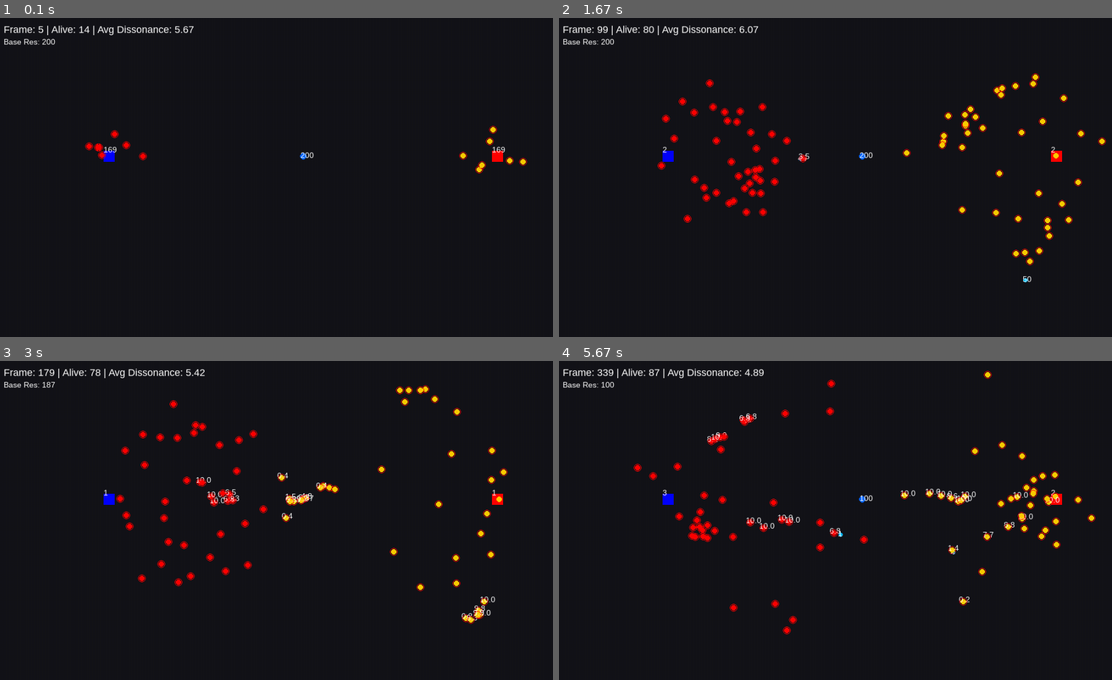
Above: before the commit, frames 1-4 (two rows, left to right).
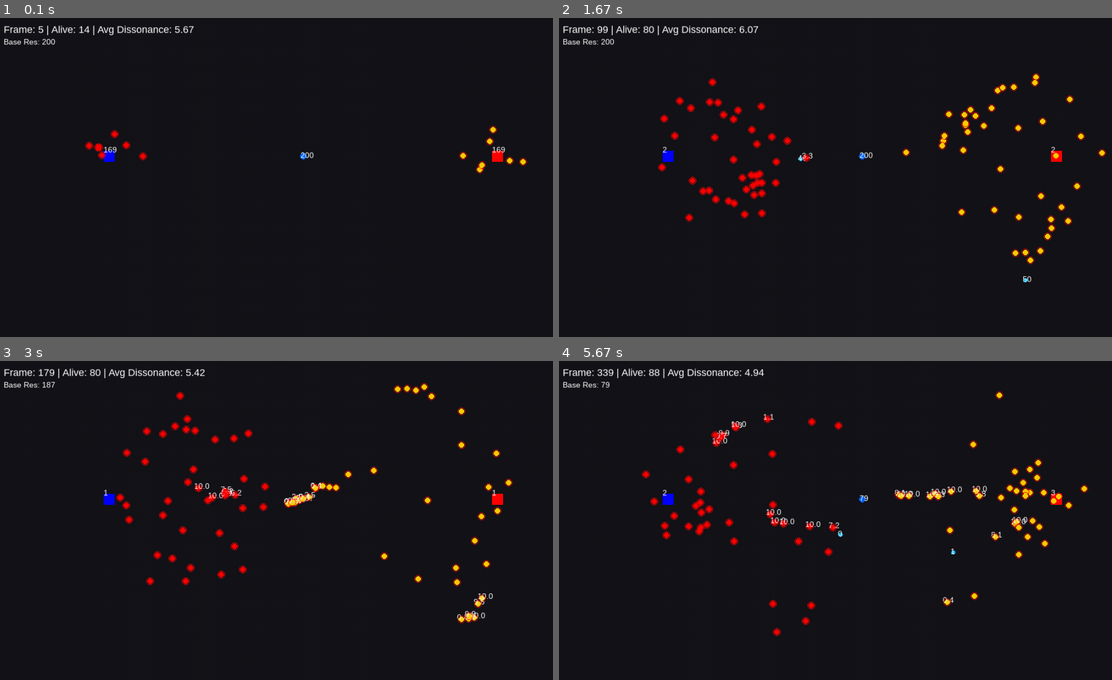
Above: after the commit, the same moments.

Repository: Christophe-RCC/manifeste-mrcc-conscience-dissonance-systeme
Game: pygame game, started from Code-python/Emergent_behavior_via_physics_V1_pygame.py
Two runs of this game, one before a commit and one after it. Both use one fixed random seed, a clock stepped at 60 frames per second and the inputs below.
Inputs:
- Up to frame 1 (0.1 s): no input
- Up to frame 2 (1.67 s): no input
- Up to frame 3 (3 s): no input
- Up to frame 4 (5.67 s): no input

The runs differ from the first frame. In frame 1, less than 0.1% of the frame differs, in the area x 15-88%, y 38-49%; in frame 2, 2.6%; in frame 3, 3.6%; in frame 4, 4.3%, in the area x 7-97%, y 2-87%.

Commit message:
Update Emergent_behavior_via_physics_V1_pygame.py
added a security to avoid crash 
changed world configuration values

Diff:
--- a/Code-python/Emergent_behavior_via_physics_V1_pygame.py
+++ b/Code-python/Emergent_behavior_via_physics_V1_pygame.py
@@ -45,7 +45,7 @@
 RESOURCE_SPAWN_RATE = 0.1        # Probabilité d'apparition d'une nouvelle ressource secondaire
 MAX_SUB_RESOURCES = 50             # Nombre maximum de ressources secondaires actives
 D_THRESHOLD = 0.5                 # Seuil de dissonance critique (bascule en mode survie)
-MEMORY_DECAY = 0.1                # Taux d'effacement des traces de la mémoire collective
+MEMORY_DECAY = 0.05                # Taux d'effacement des traces de la mémoire collective
 COLLECTIVE_THRESHOLD = 0.3        # Seuil pour activer les effets de mémoire de groupe
 SIGMOID_BETA = 5.0                # Pente de la sigmoïde (brusquerie de la transition d'état)
 STATE_ALPHA = 0.7                 # Facteur de lissage temporel (poids actuel vs passé)
@@ -498,8 +498,9 @@
                 pygame.draw.lines(screen, agent.color, False, pts, 1)
 
         # Agent (cercle)
-        pos = world_to_screen(agent.x, agent.y)
-        pygame.draw.circle(screen, agent.color, (pos[0], pos[1]), 5)
+        if agent.active:
+            pos = world_to_screen(agent.x, agent.y)
+            pygame.draw.circle(screen, agent.color, (pos[0], pos[1]), 5)
 
         # Inventaire
         if agent.inventory > 0.1:
